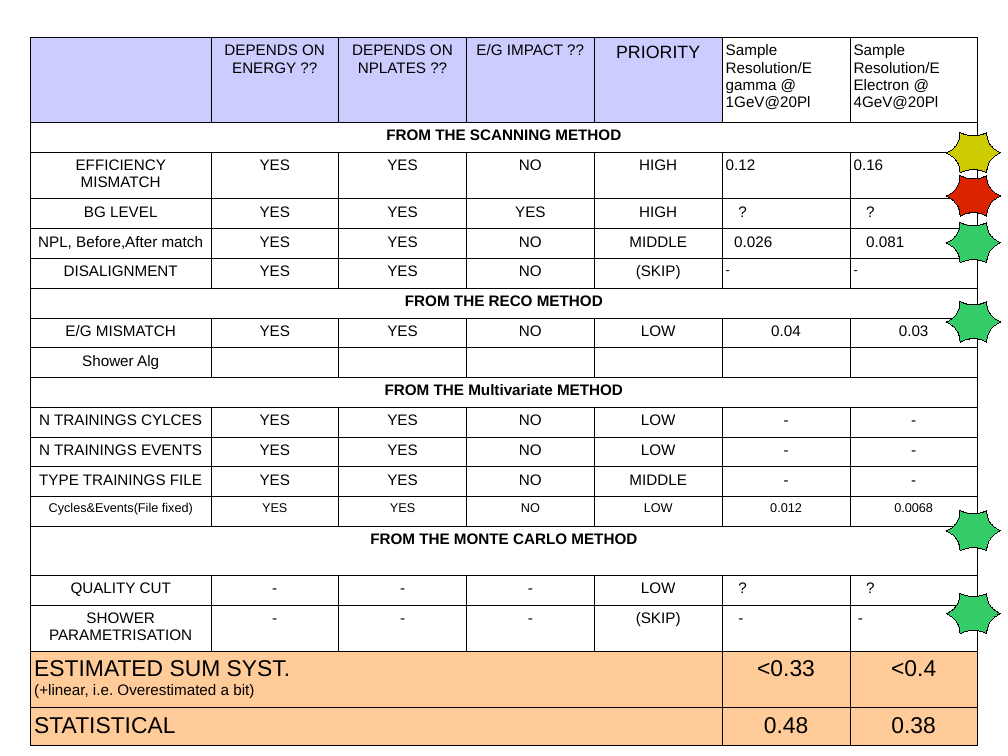
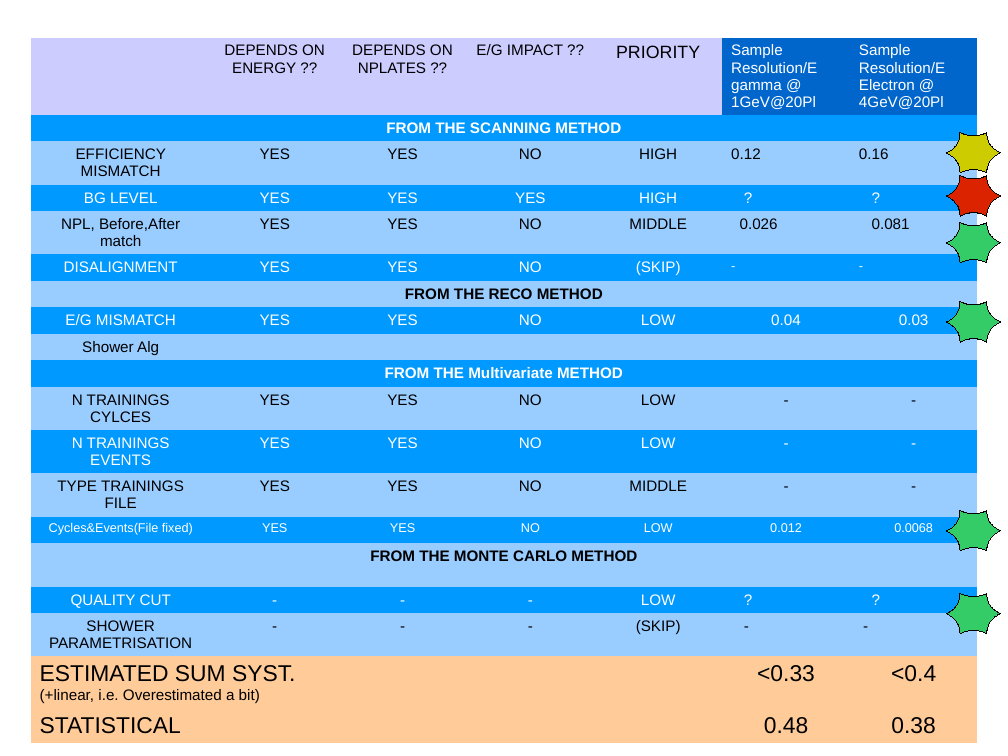
Before and after one commit to antonioiuliano2/fedra, a slide deck: slide 21 of src/libShower/libShowerMANUAL.odp. Drawn at 1008x756 pixels with LibreOffice and Linux fonts; fonts in the diff are those of the drawing. Boxes give left, top, right and bottom in pixels: in the first picture for what was removed or moved away, otherwise in the second. Text is boxed around its words. In the diff, an @@ line names an element or a change of style, - is before the commit and + after.

```diff
--- a/src/libShower/libShowerMANUAL.odp
+++ b/src/libShower/libShowerMANUAL.odp
@@ table at (31, 38, 979, 745) @@
@@ fill none to #0066CC in 2 cells @@
@@ fill none to #0099FF in 44 cells @@
@@ fill none to #99CCFF in 38 cells @@
@@ text colour #000000 to #FFFFFF in "Sample Resolution/E gamma @ 1GeV@20Pl", "Sample Resolution/E Electron @ 4GeV@20Pl", "FROM THE SCANNING METHOD", "BG LEVEL" and 42 more places @@
@@ borders changed @@
```
Also in this commit, not shown: 1 other slide changed.
